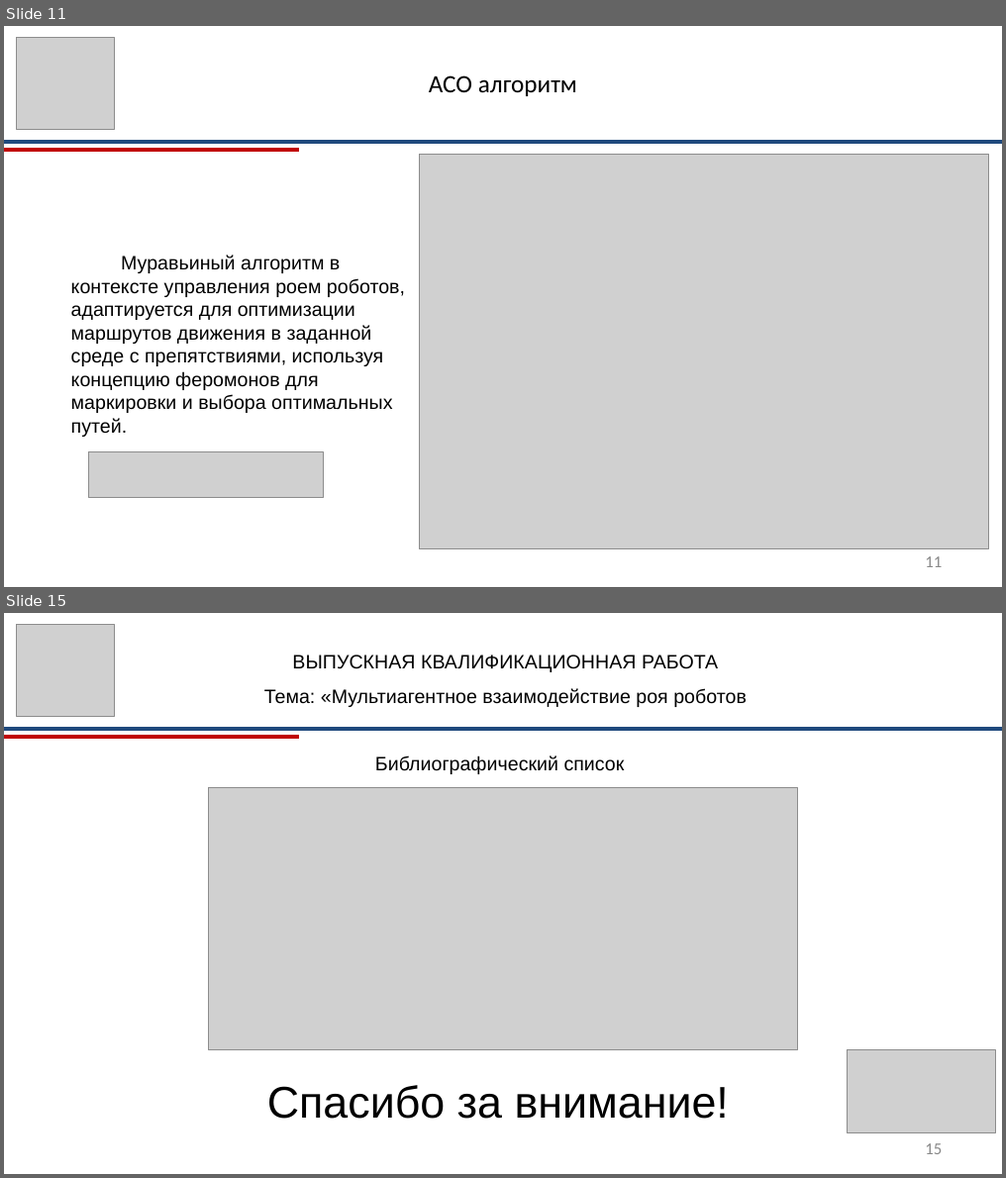
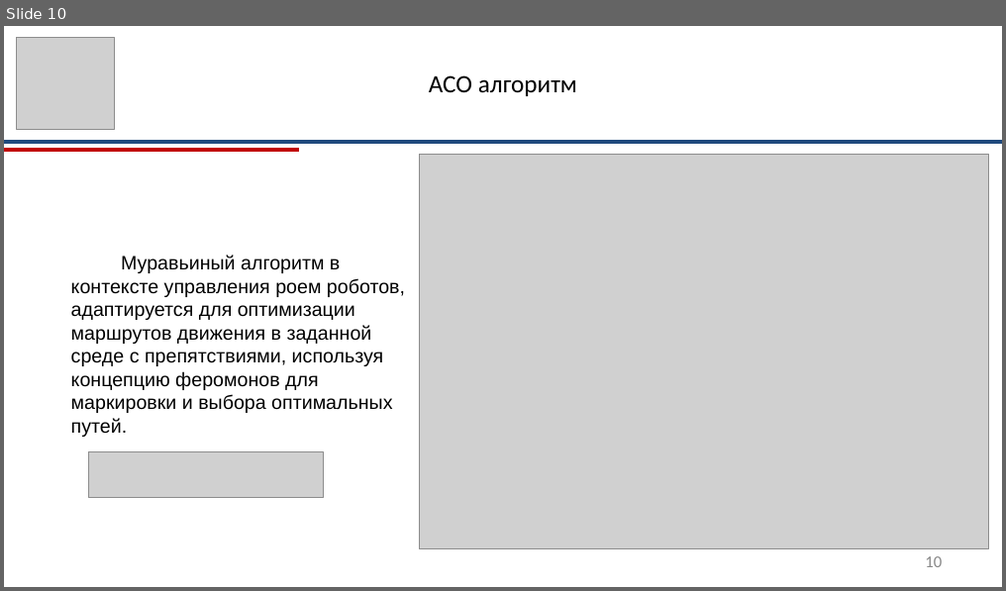
Before and after one commit to RazorvinAndrey/robot_vkr_razorvin, a slide deck: arhive/ВКР_Разорвин_презентация.pptx. Shown one above the other, each under a label of ours: slides 11 and 15 before the commit, slide 10 after it; the slides between them are not shown. The pictures are 1006x1178 and 1006x591 pixels, drawn with LibreOffice and Linux fonts; fonts in the diff are those of the drawing; grey boxes stand for pictures. Boxes give left, top, right and bottom in pixels: in the first picture for what was removed or moved away, otherwise in the second. Text is boxed around its words. In the diff, an @@ line names an element or a change of style, - is before the commit and + after.

```diff
--- a/arhive/ВКР_Разорвин_презентация.pptx
+++ b/arhive/ВКР_Разорвин_презентация.pptx
@@ slide 15 removed at box(4, 613, 1002, 1174), background #FFFFFF @@
@@ picture removed at box(17, 624, 114, 716) @@
@@ text removed at box(264, 655, 746, 707) @@
-ВЫПУСКНАЯ КВАЛИФИКАЦИОННАЯ РАБОТА
-Тема: «Мультиагентное взаимодействие роя роботов
@@ line removed from (4, 729) to (1002, 729) @@
@@ line removed from (4, 737) to (298, 737) @@
@@ text removed at box(375, 756, 625, 774) @@
-Библиографический список
@@ picture removed at box(209, 787, 797, 1049) @@
@@ picture removed at box(847, 1051, 996, 1133) @@
@@ text removed at box(267, 1085, 729, 1119) @@
-Спасибо за внимание!
@@ page number removed at box(925, 1144, 942, 1155) @@
-15
@@ what was slide 11 is now slide 10 @@
@@ page number at box(925, 557, 942, 568): text changed @@
-11
+10
```
Also in this commit, not shown: 5 slides changed, 4 slides added, 3 other slides removed, 8 other files.
